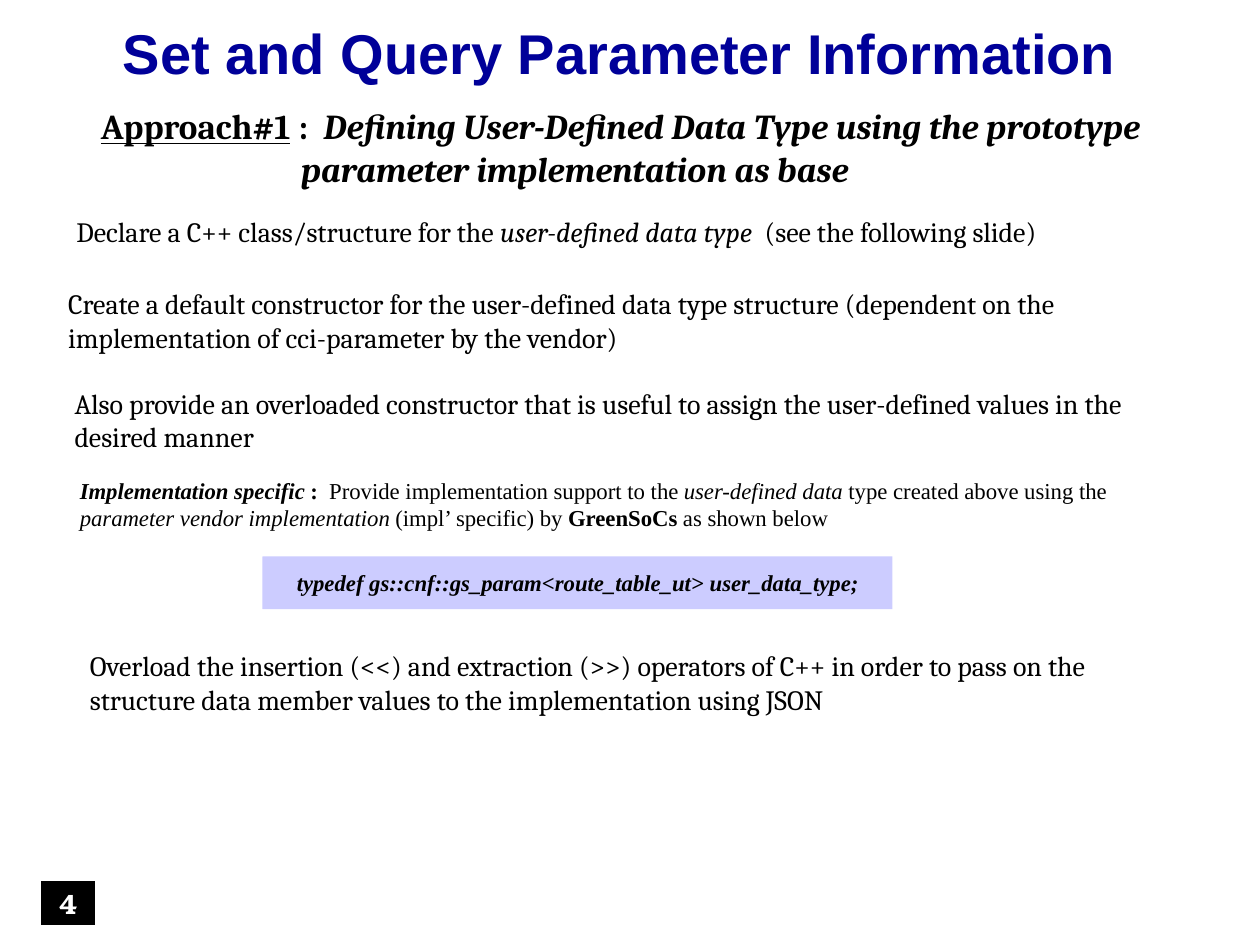
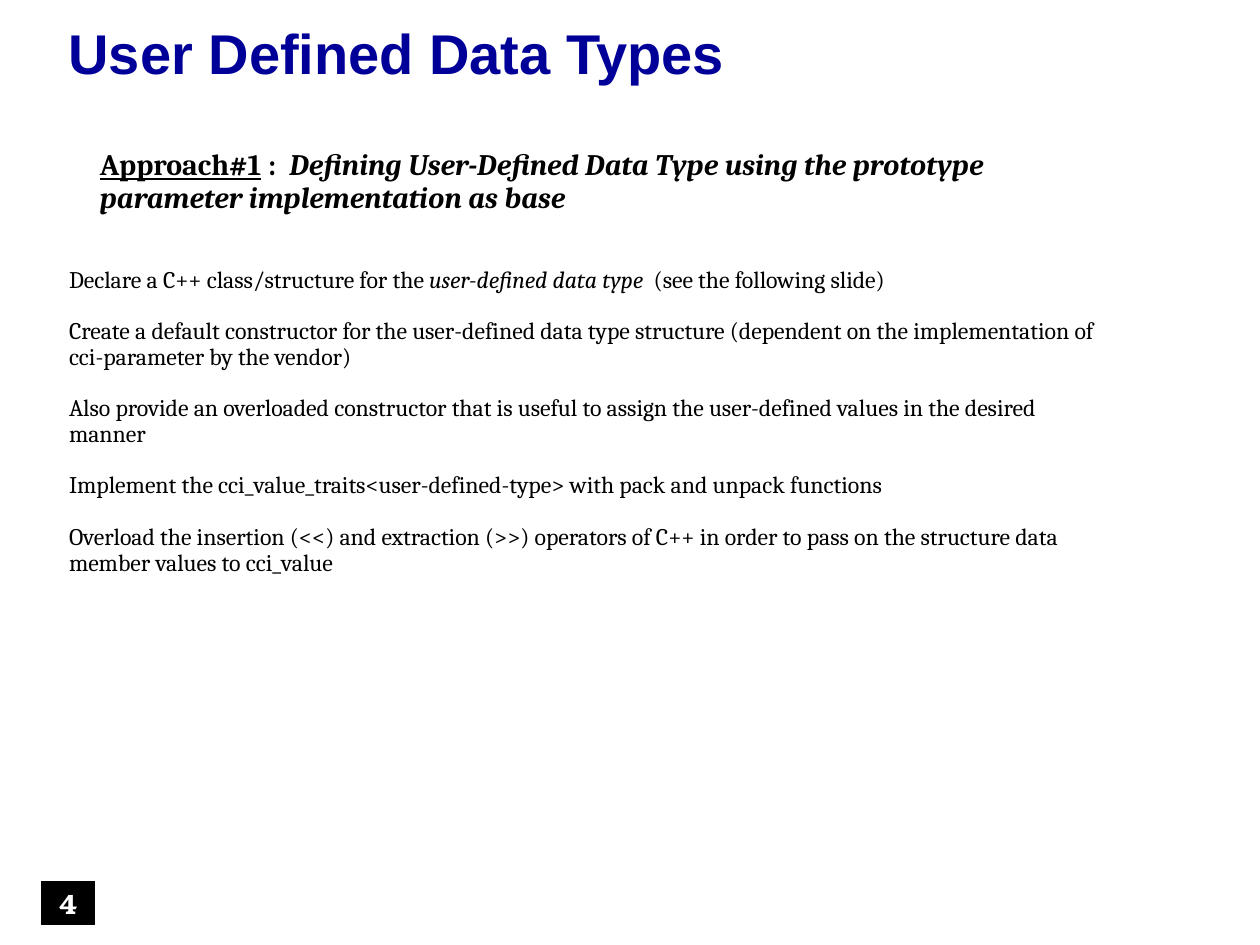
Before and after one commit to accellera-official/cci, a slide deck: slide 4 of examples/ex16_User_Defined_Data_Type/docs/ex16_User_Defined_Data_Type.ppt. Drawn at 1260x945 pixels with LibreOffice and Linux fonts; fonts in the diff are those of the drawing; background and template pictures are left out. Boxes give left, top, right and bottom in pixels: in the first picture for what was removed or moved away, otherwise in the second. Text is boxed around its words. In the diff, an @@ line names an element or a change of style, - is before the commit and + after.

```diff
--- a/examples/ex16_User_Defined_Data_Type/docs/ex16_User_Defined_Data_Type.ppt
+++ b/examples/ex16_User_Defined_Data_Type/docs/ex16_User_Defined_Data_Type.ppt
@@ text at bbox=[69, 33, 724, 85]: text changed @@
-Set and Query Parameter Information
+User Defined Data Types
@@ text "Approach#1 : Defining User-Defined Data ...": place and size @@
-text "Approach#1 : Defining User-Defined Data ..." at bbox=[101, 114, 1140, 190]
+text "Approach#1 : Defining User-Defined Data ..." at bbox=[100, 154, 984, 215]
@@ text "Approach#1 : Defining User-Defined Data ..." at bbox=[100, 154, 984, 215]: size 20 to 17 pt; line spacing 1 to 0.9 @@
@@ text removed at bbox=[76, 222, 1037, 248] @@
-Declare a C++ class/structure for the user-defined data type (see the following slide)
@@ text removed at bbox=[68, 294, 1054, 354] @@
-Create a default constructor for the user-defined data type structure (dependent on the implementation of cci-parameter by the vendor)
@@ text added at bbox=[69, 271, 1094, 574], 13.6 pt, text #000000 @@
+Declare a C++ class/structure for the user-defined data type (see the following slide)
+Create a default constructor for the user-defined data type structure (dependent on the implementation of cci-parameter by the vendor)
+Also provide an overloaded constructor that is useful to assign the user-defined values in the desired manner
+Implement the cci_value_traits<user-defined-type> with pack and unpack functions
+Overload the insertion (<<) and extraction (>>) operators of C++ in order to pass on the structure data member values to cci_value
@@ text removed at bbox=[75, 394, 1122, 448] @@
-Also provide an overloaded constructor that is useful to assign the user-defined values in the desired manner
@@ text removed at bbox=[80, 483, 1107, 531] @@
-Implementation specific : Provide implementation support to the user-defined data type created above using the parameter vendor implementation (impl’ specific) by GreenSoCs as shown below
@@ rounded rectangle removed at bbox=[262, 557, 892, 610] @@
-typedef gs::cnf::gs_param<route_table_ut> user_data_type;
@@ text removed at bbox=[90, 656, 1085, 716] @@
-Overload the insertion (<<) and extraction (>>) operators of C++ in order to pass on the structure data member values to the implementation using JSON
```
Also in this commit, not shown: 14 other slides changed, 1 slide added, 4 slides removed, 10 other files.
